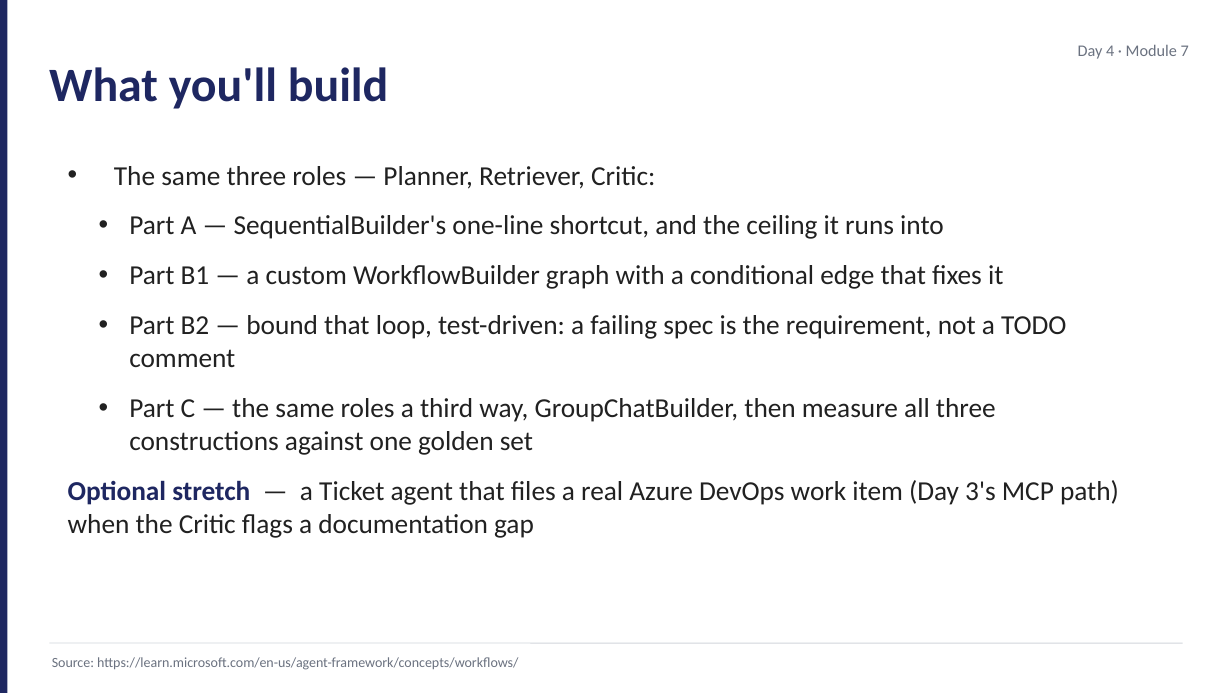
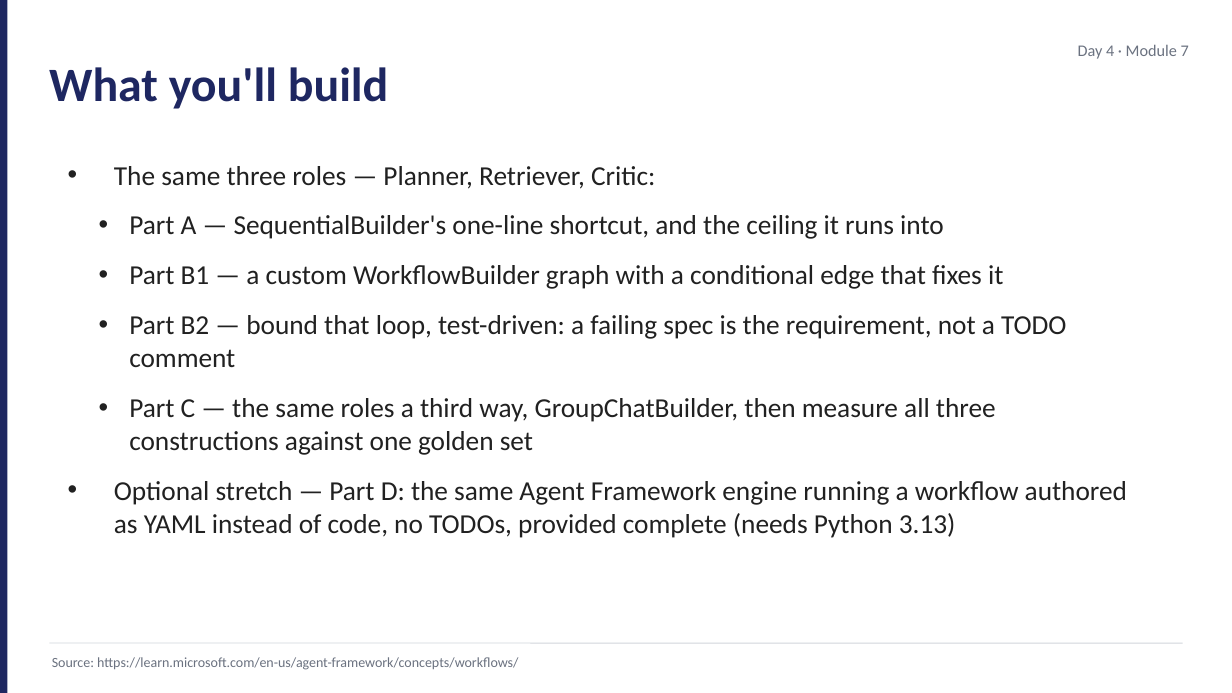
Before and after one commit to JimPiquant/Building-AI-Apps-and-Agents, a slide deck: slide 2 of decks/day4/module-7-lab-kickoff.pptx. Drawn at 1232x693 pixels with LibreOffice and Linux fonts; fonts in the diff are those of the drawing. Boxes give left, top, right and bottom in pixels: in the first picture for what was removed or moved away, otherwise in the second. Text is boxed around its words. In the diff, an @@ line names an element or a change of style, - is before the commit and + after.

```diff
--- a/decks/day4/module-7-lab-kickoff.pptx
+++ b/decks/day4/module-7-lab-kickoff.pptx
@@ text at [114,481,1127,538]: text changed @@
-• Optional stretch — a Ticket agent that files a real Azure DevOps work item (Day 3's MCP path) when the Critic flags a documentation gap
+• Optional stretch — Part D: the same Agent Framework engine running a workflow authored as YAML instead of code, no TODOs, provided complete (needs Python 3.13)
```
Also in this commit, not shown: 2 other slides changed, 8 other files.
